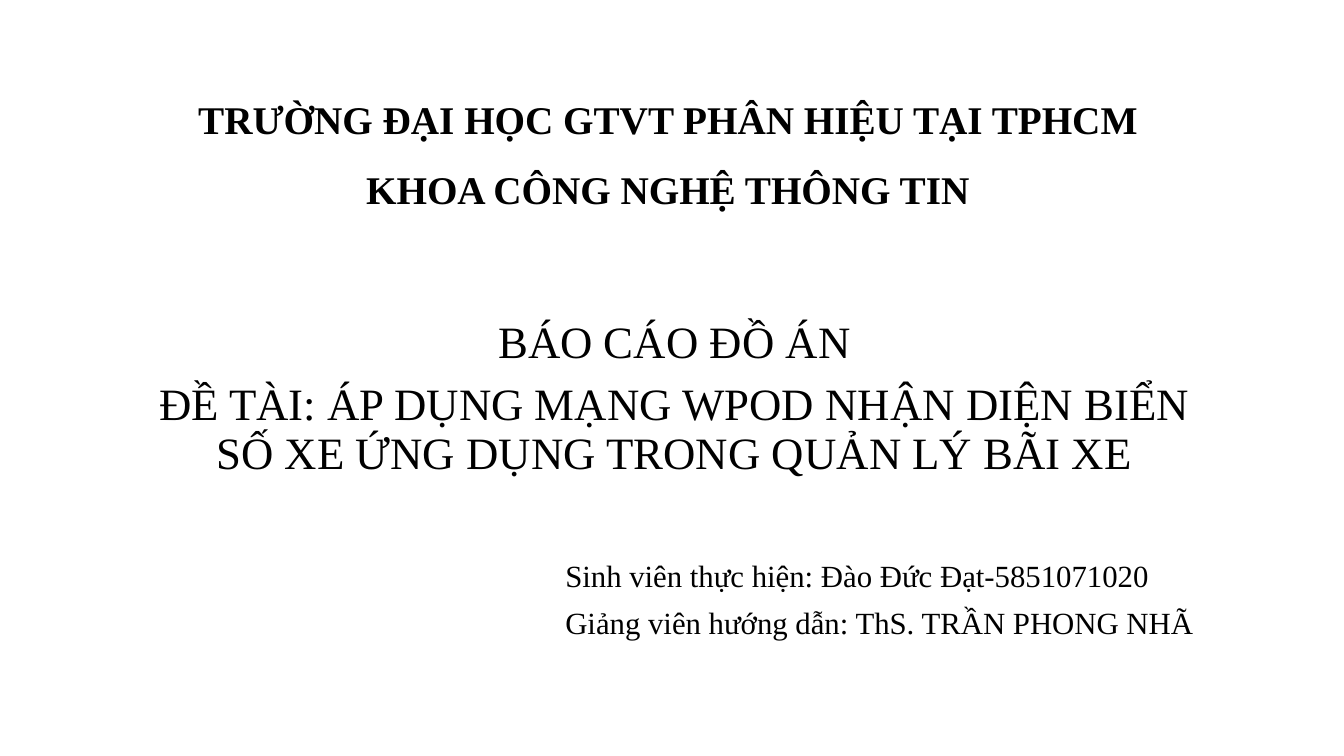
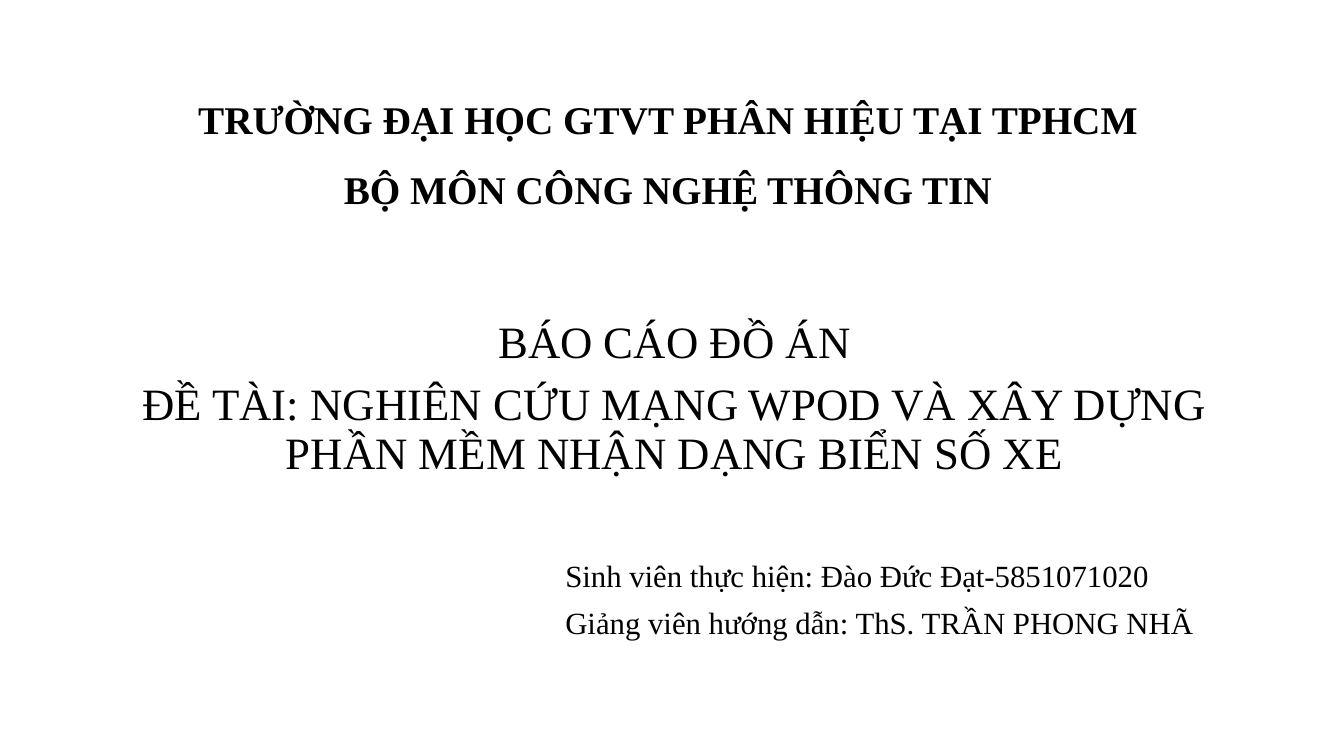
Before and after one commit to datdao999/graduation_project, a slide deck: slide 1 of thuyet_trinh_tot nghiep.pptx. Drawn at 1344x756 pixels with LibreOffice and Linux fonts; fonts in the diff are those of the drawing; background and template pictures are left out. Boxes give left, top, right and bottom in pixels: in the first picture for what was removed or moved away, otherwise in the second. Text is boxed around its words. In the diff, an @@ line names an element or a change of style, - is before the commit and + after.

```diff
--- a/thuyet_trinh_tot nghiep.pptx
+++ b/thuyet_trinh_tot nghiep.pptx
@@ title at box(198, 103, 1138, 212): text changed @@
-TRƯỜNG ĐẠI HỌC GTVT PHÂN HIỆU TẠI TPHCM
-KHOA CÔNG NGHỆ THÔNG TIN
+TRƯỜNG ĐẠI HỌC GTVT PHÂN HIỆU TẠI TPHCM
+BỘ MÔN CÔNG NGHỆ THÔNG TIN
@@ text at box(142, 386, 1206, 477): text changed @@
-ĐỀ TÀI: ÁP DỤNG MẠNG WPOD NHẬN DIỆN BIỂN SỐ XE ỨNG DỤNG TRONG QUẢN LÝ BÃI XE
+ĐỀ TÀI: NGHIÊN CỨU MẠNG WPOD VÀ XÂY DỰNG PHẦN MỀM NHẬN DẠNG BIỂN SỐ XE
```
Also in this commit, not shown: 5 other slides changed, 12 slides added, 20 slides removed, 8 other files.
